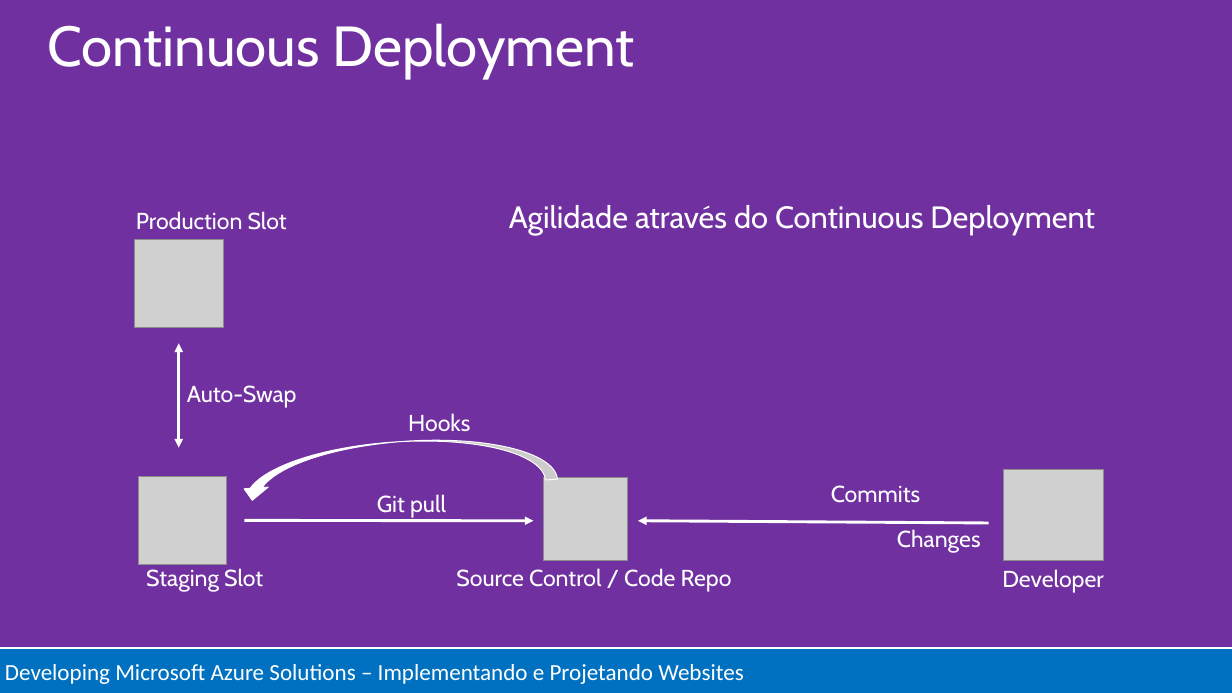
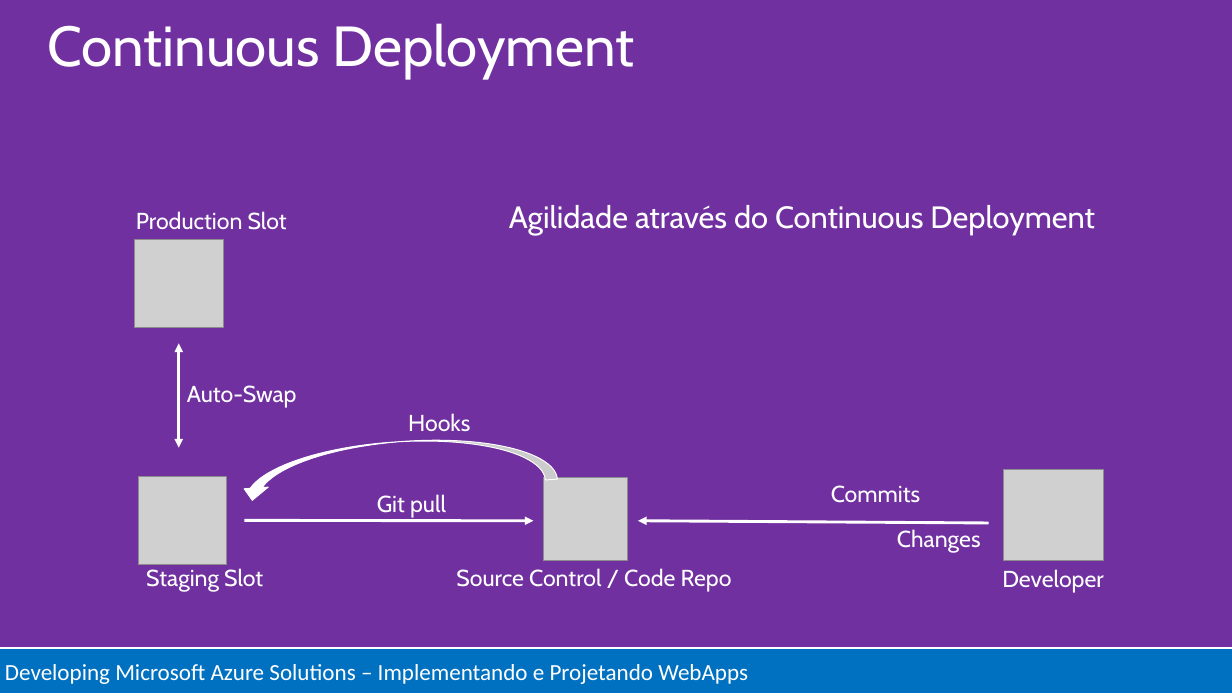
Before and after one commit to Evilazaro/MCSDAzureTraining, a slide deck: slide 22 of Implement and Design Websites/Implement and Design WebSites.pptx. Drawn at 1232x693 pixels with LibreOffice and Linux fonts; fonts in the diff are those of the drawing; grey boxes stand for pictures. Boxes give left, top, right and bottom in pixels: in the first picture for what was removed or moved away, otherwise in the second. Text is boxed around its words. In the diff, an @@ line names an element or a change of style, - is before the commit and + after.

```diff
--- a/Implement and Design Websites/Implement and Design WebSites.pptx
+++ b/Implement and Design Websites/Implement and Design WebSites.pptx
@@ text in rectangle at [5,664,748,684]: text changed @@
-Developing Microsoft Azure Solutions – Implementando e Projetando Websites
+Developing Microsoft Azure Solutions – Implementando e Projetando WebApps
```
Also in this commit, not shown: 34 other slides changed, 2 slides added.
